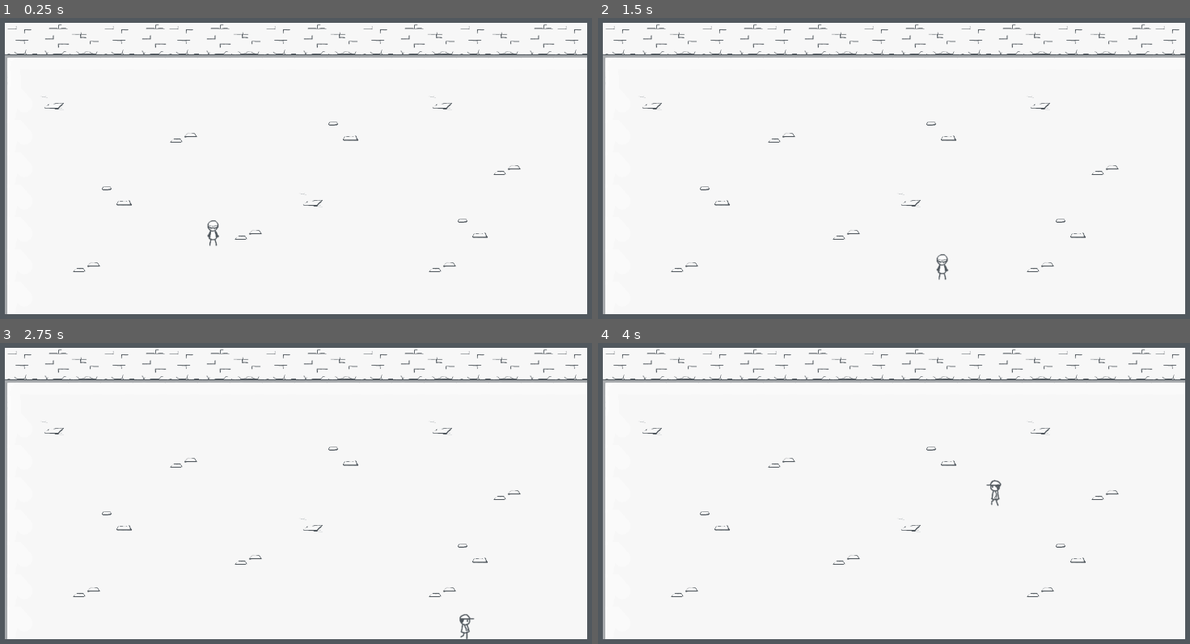
Above: before the commit, frames 1-4 (two rows, left to right).
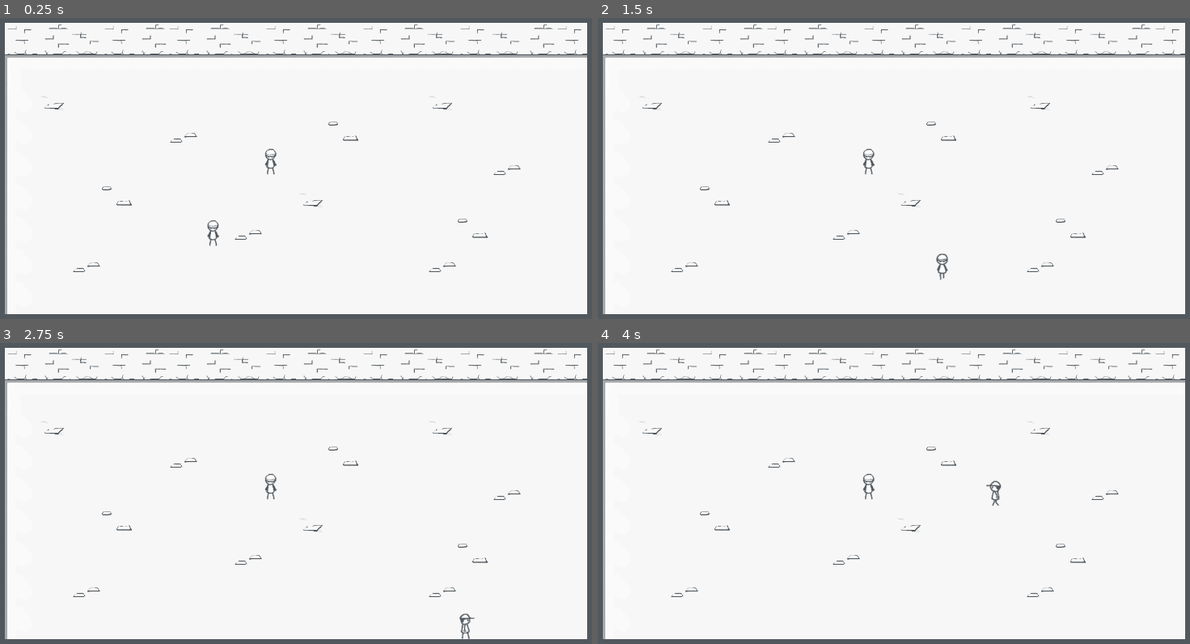
Above: after the commit, the same moments.

Repository: KMCeasyas123/indigo
Game: Godot game, scene res://levels/Development.tscn
Same seed, same stepped clock (60 frames per second), same inputs: the game is played once before the commit and once after it.
Inputs:
- Up to frame 1 (0.25 s): no input
- Up to frame 2 (1.5 s): tap Enter at 0.5 s; hold Right (right) 0.53-1.28 s; tap E (interact, bound only after the commit) at 0.6, 1.35 s; hold Down (down) from 1.28 s (still down)
- Up to frame 3 (2.75 s): release Down (down) at 2.03 s; hold Right (right) from 2.03 s (still down); tap E (interact, bound only after the commit) at 2.1 s
- Up to frame 4 (4 s): release Right (right) at 2.78 s; hold Up (up) 2.78-3.53 s; tap E (interact, bound only after the commit) at 2.85, 3.6 s; hold Left (left) from 3.53 s (still down)

The runs differ from the first frame. In frame 1, less than 0.1% of the frame differs, in the area x 44-47%, y 43-52%; in frame 2, 0.2%; in frame 3, 0.2%, in the area x 44-81%, y 43-99%; in frame 4, 0.2%.
Error after the commit: Trying to assign value of type 'Button' to a variable of type 'Label'. (res://scripts/DialogueBox.gd:8)

Commit message:
Add dialogue

Diff:
--- a/src/levels/Development.tscn
+++ b/src/levels/Development.tscn
@@ -1,7 +1,13 @@
-[gd_scene load_steps=3 format=2]
+[gd_scene load_steps=6 format=2]
 
 [ext_resource path="res://objects/map/BaseTileset.tres" type="TileSet" id=1]
 [ext_resource path="res://objects/Player.tscn" type="PackedScene" id=2]
+[ext_resource path="res://scripts/TestNpc.gd" type="Script" id=3]
+[ext_resource path="res://assets/player/PlayerD.png" type="Texture" id=4]
+
+[sub_resource type="CapsuleShape2D" id=2]
+radius = 9.13333
+height = 7.90564
 
 [node name="Development Scene" type="Node2D"]
 
@@ -10,6 +16,21 @@
 format = 1
 tile_data = PoolIntArray( 0, 7, 0, 1, 7, 0, 2, 7, 0, 3, 7, 0, 4, 7, 0, 5, 7, 0, 6, 7, 0, 7, 7, 0, 8, 7, 0, 9, 7, 0, 10, …(3174 unchanged characters)…
 
-[node name="Player" parent="." instance=ExtResource( 2 )]
+[node name="YSort" type="YSort" parent="."]
+
+[node name="Npc" type="StaticBody2D" parent="YSort"]
+position = Vector2( 589.809, 360.713 )
+script = ExtResource( 3 )
+
+[node name="Sprite" type="Sprite" parent="YSort/Npc"]
+position = Vector2( 0, -24.4558 )
+texture = ExtResource( 4 )
+
+[node name="CollisionShape2D" type="CollisionShape2D" parent="YSort/Npc"]
+position = Vector2( 0, -0.248779 )
+rotation = 1.5708
+shape = SubResource( 2 )
+
+[node name="Player" parent="YSort" instance=ExtResource( 2 )]
 position = Vector2( 476, 499 )
 max_speed = 350
--- a/src/objects/Player.tscn
+++ b/src/objects/Player.tscn
@@ -65,6 +65,10 @@
 "speed": 5.0
 } ]
 
+[sub_resource type="CapsuleShape2D" id=3]
+radius = 11.5632
+height = 15.0545
+
 [node name="Player" type="KinematicBody2D"]
 script = ExtResource( 1 )
 
@@ -78,3 +82,9 @@
 animation = "walk_up"
 frame = 1
 playing = true
+
+[node name="ActivateBox" type="Area2D" parent="."]
+
+[node name="CollisionShape2D2" type="CollisionShape2D" parent="ActivateBox"]
+rotation = 1.5708
+shape = SubResource( 3 )
--- a/src/project.godot
+++ b/src/project.godot
@@ -18,6 +18,10 @@
 config/name="Codename Indigo"
 run/main_scene="res://levels/Development.tscn"
 config/icon="res://icon.png"
+
+[autoload]
+
+UiMainLayer="*res://ui/UiMainLayer.tscn"
 
 [display]
 
@@ -50,6 +54,19 @@
 , Object(InputEventKey,"resource_local_to_scene":false,"resource_name":"","device":0,"alt":false,"shift":false,"control":false,"meta":false,"command":false,"pressed":false,"scancode":68,"unicode":0,"echo":false,"script":null)
  ]
 }
+interact={
+"deadzone": 0.5,
+"events": [ Object(InputEventKey,"resource_local_to_scene":false,"resource_name":"","device":0,"alt":false,"shift":false,"control":false,"meta":false,"command":false,"pressed":false,"scancode":69,"unicode":0,"echo":false,"script":null)
+, Object(InputEventKey,"resource_local_to_scene":false,"resource_name":"","device":0,"alt":false,"shift":false,"control":false,"meta":false,"command":false,"pressed":false,"scancode":32,"unicode":0,"echo":false,"script":null)
+, Object(InputEventKey,"resource_local_to_scene":false,"resource_name":"","device":0,"alt":false,"shift":false,"control":false,"meta":false,"command":false,"pressed":false,"scancode":16777221,"unicode":0,"echo":false,"script":null)
+, Object(InputEventJoypadButton,"resource_local_to_scene":false,"resource_name":"","device":0,"button_index":0,"pressure":0.0,"pressed":false,"script":null)
+ ]
+}
+cancel={
+"deadzone": 0.5,
+"events": [ Object(InputEventKey,"resource_local_to_scene":false,"resource_name":"","device":0,"alt":false,"shift":false,"control":false,"meta":false,"command":false,"pressed":false,"scancode":16777217,"unicode":0,"echo":false,"script":null)
+ ]
+}
 
 [rendering]
 
--- a/src/scripts/DialogueBox.gd
+++ b/src/scripts/DialogueBox.gd
@@ -1,16 +1,33 @@
 extends Control
 
+var tree = []
+var current_item = 0
 
-# Declare member variables here. Examples:
-# var a = 2
-# var b = "text"
+onready var dialogue_name: Label = $MarginContainer/HBoxContainer/VBoxContainer/MarginContainer/Label
+onready var dialogue_body: Label = $MarginContainer/HBoxContainer/VBoxContainer2/Label2
+onready var dialogue_next: Label = $MarginContainer/HBoxContainer/VBoxContainer2/Button
 
+func _input(_event):
+	if Input.is_action_just_pressed('cancel') and self.visible:
+		get_tree().set_input_as_handled()
+		get_node('/root/UiMainLayer').end_dialogue()
+	elif Input.is_action_just_pressed('interact') and self.visible:
+		get_tree().set_input_as_handled()
+		advance()
 
-# Called when the node enters the scene tree for the first time.
-func _ready():
-	pass # Replace with function body.
+func set_tree(items):
+	tree = items
+	current_item = 0
+	read_item()
 
+func read_item():
+	if current_item >= tree.size():
+		get_node('/root/UiMainLayer').end_dialogue()
+	else:
+		dialogue_name.text = tree[current_item].name
+		dialogue_body.text = tree[current_item].body
+		dialogue_next.visible = current_item + 1 < tree.size()
 
-# Called every frame. 'delta' is the elapsed time since the previous frame.
-#func _process(delta):
-#	pass
+func advance():
+	current_item += 1
+	read_item()
--- a/src/scripts/Player.gd
+++ b/src/scripts/Player.gd
@@ -2,10 +2,12 @@
 
 export var acceleration = 0.5
 export var deceleration = 0.75
-export var max_speed = 300
+export var max_speed = 250
 
 var velocity = Vector2.ZERO
 var direction = 'down'
+
+onready var activator: KinematicBody2D = $ActivateBox
 
 func _process(_delta):
 	var input = get_input_vector()
@@ -16,6 +18,14 @@
 	pick_animation()
 
 	velocity = move_and_slide(velocity)
+
+func _unhandled_input(_event):
+	if Input.is_action_just_pressed('interact'):
+		var activated = activator.get_overlapping_bodies()
+
+		for thing in activated:
+			if thing.has_method('_interact'):
+				thing._interact(self)
 
 func pick_animation():
 	var horizontal = abs(velocity.x) > abs(velocity.y)
@@ -31,6 +41,8 @@
 	else:
 		sprite.animation = direction
 
+	sprite.speed_scale = lerp(1, 2.5, velocity.length() / max_speed)
+
 func get_input_vector():
 	return Vector2(
 		int(Input.is_action_pressed('right')) - int(Input.is_action_pressed('left')),
--- /dev/null
+++ b/src/scripts/TestNpc.gd
@@ -0,0 +1,13 @@
+extends StaticBody2D
+
+func _interact(_player):
+  get_node('/root/UiMainLayer').start_dialogue([
+	{
+	  'name': 'Someone',
+	  'body': 'Hey this is a pretty sweet dialogue box huh?'
+	},
+	{
+	  'name': 'Someone',
+	  'body': "But wait, there's more!"
+	}
+  ])
--- /dev/null
+++ b/src/scripts/UiController.gd
@@ -0,0 +1,15 @@
+extends CanvasLayer
+
+onready var dialogue_box: PanelContainer = $DialogueBox
+
+func _ready():
+  dialogue_box.visible = false
+
+func start_dialogue(tree):
+  get_tree().paused = true
+  dialogue_box.set_tree(tree)
+  dialogue_box.visible = true
+
+func end_dialogue():
+  dialogue_box.visible = false
+  get_tree().paused = false
--- /dev/null
+++ b/src/ui/BaseFont.tres
@@ -0,0 +1,10 @@
+[gd_resource type="DynamicFont" load_steps=2 format=2]
+
+[sub_resource type="DynamicFontData" id=1]
+font_path = "res://assets/font/BalooThambi2-Regular.ttf"
+
+[resource]
+size = 18
+extra_spacing_top = -5
+extra_spacing_bottom = -5
+font_data = SubResource( 1 )
--- /dev/null
+++ b/src/ui/UiMainLayer.tscn
@@ -0,0 +1,113 @@
+[gd_scene load_steps=6 format=2]
+
+[ext_resource path="res://assets/Portrait.png" type="Texture" id=1]
+[ext_resource path="res://ui/BaseFont.tres" type="DynamicFont" id=2]
+[ext_resource path="res://scripts/DialogueBox.gd" type="Script" id=3]
+[ext_resource path="res://scripts/UiController.gd" type="Script" id=4]
+
+[sub_resource type="StyleBoxFlat" id=1]
+bg_color = Color( 0.04, 0.04, 0.04, 0.654902 )
+
+[node name="Game UI" type="CanvasLayer"]
+pause_mode = 2
+script = ExtResource( 4 )
+
+[node name="DialogueBox" type="PanelContainer" parent="."]
+anchor_top = 1.0
+anchor_right = 1.0
+anchor_bottom = 1.0
+margin_top = -178.0
+custom_styles/panel = SubResource( 1 )
+script = ExtResource( 3 )
+__meta__ = {
+"_edit_use_anchors_": false
+}
+
+[node name="MarginContainer" type="MarginContainer" parent="DialogueBox"]
+margin_left = 239.0
+margin_right = 1039.0
+margin_bottom = 178.0
+rect_min_size = Vector2( 800, 0 )
+size_flags_horizontal = 4
+size_flags_vertical = 3
+custom_constants/margin_right = 20
+custom_constants/margin_top = 20
+custom_constants/margin_left = 20
+custom_constants/margin_bottom = 20
+__meta__ = {
+"_edit_use_anchors_": false
+}
+
+[node name="HBoxContainer" type="HBoxContainer" parent="DialogueBox/MarginContainer"]
+margin_left = 20.0
+margin_top = 20.0
+margin_right = 780.0
+margin_bottom = 158.0
+__meta__ = {
+"_edit_use_anchors_": false
+}
+
+[node name="VBoxContainer" type="VBoxContainer" parent="DialogueBox/MarginContainer/HBoxContainer"]
+margin_right = 100.0
+margin_bottom = 138.0
+
+[node name="ColorRect" type="ColorRect" parent="DialogueBox/MarginContainer/HBoxContainer/VBoxContainer"]
+margin_right = 100.0
+margin_bottom = 100.0
+rect_min_size = Vector2( 100, 100 )
+
+[node name="Portrait" type="Sprite" parent="DialogueBox/MarginContainer/HBoxContainer/VBoxContainer/ColorRect"]
+position = Vector2( 50.1806, 50.3548 )
+texture = ExtResource( 1 )
+
+[node name="MarginContainer" type="MarginContainer" parent="DialogueBox/MarginContainer/HBoxContainer/VBoxContainer"]
+margin_top = 104.0
+margin_right = 100.0
+margin_bottom = 138.0
+custom_constants/margin_right = 8
+custom_constants/margin_top = 8
+custom_constants/margin_left = 8
+custom_constants/margin_bottom = 8
+
+[node name="Label" type="Label" parent="DialogueBox/MarginContainer/HBoxContainer/VBoxContainer/MarginContainer"]
+margin_left = 8.0
+margin_top = 8.0
+margin_right = 92.0
+margin_bottom = 26.0
+custom_fonts/font = ExtResource( 2 )
+text = "Someone"
+align = 1
+
+[node name="MarginContainer" type="MarginContainer" parent="DialogueBox/MarginContainer/HBoxContainer"]
+margin_left = 104.0
+margin_right = 144.0
+margin_bottom = 138.0
+custom_constants/margin_left = 40
+
+[node name="VBoxContainer2" type="VBoxContainer" parent="DialogueBox/MarginContainer/HBoxContainer"]
+margin_left = 148.0
+margin_right = 760.0
+margin_bottom = 138.0
+size_flags_horizontal = 3
+
+[node name="Label2" type="Label" parent="DialogueBox/MarginContainer/HBoxContainer/VBoxContainer2"]
+anchor_left = 0.00163399
+anchor_right = 0.00163399
+margin_right = 612.0
+margin_bottom = 110.0
+size_flags_horizontal = 3
+size_flags_vertical = 3
+custom_fonts/font = ExtResource( 2 )
+text = "This is some dialogue text."
+autowrap = true
+clip_text = true
+
+[node name="Button" type="Button" parent="DialogueBox/MarginContainer/HBoxContainer/VBoxContainer2"]
+margin_top = 114.0
+margin_right = 612.0
+margin_bottom = 138.0
+custom_fonts/font = ExtResource( 2 )
+custom_colors/font_color = Color( 1, 1, 1, 0.501961 )
+text = "↓  More  ↓"
+flat = true
+align = 2
Binary file added: src/assets/Portrait.png
Not shown, added: src/assets/Portrait.png.import
Binary file added: src/assets/font/BalooThambi2-Bold.ttf
Binary file added: src/assets/font/BalooThambi2-ExtraBold.ttf
Binary file added: src/assets/font/BalooThambi2-Medium.ttf
Binary file added: src/assets/font/BalooThambi2-Regular.ttf
Binary file added: src/assets/font/BalooThambi2-SemiBold.ttf
Not shown, added: src/assets/font/OFL.txt
Not shown: 1 places in src/objects/Player.tscn that only renumber resources
Not shown, added: assetsrc/Player.kra
Not shown, added: assetsrc/Player.kra~
